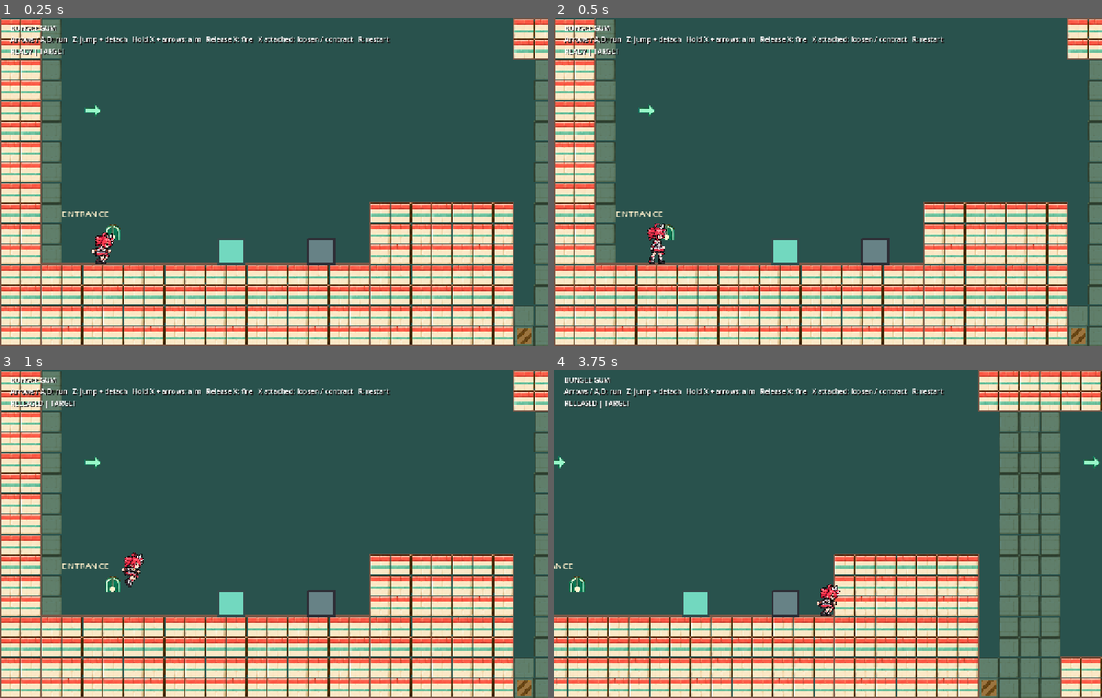
Above: before the commit, frames 1-4 (two rows, left to right).
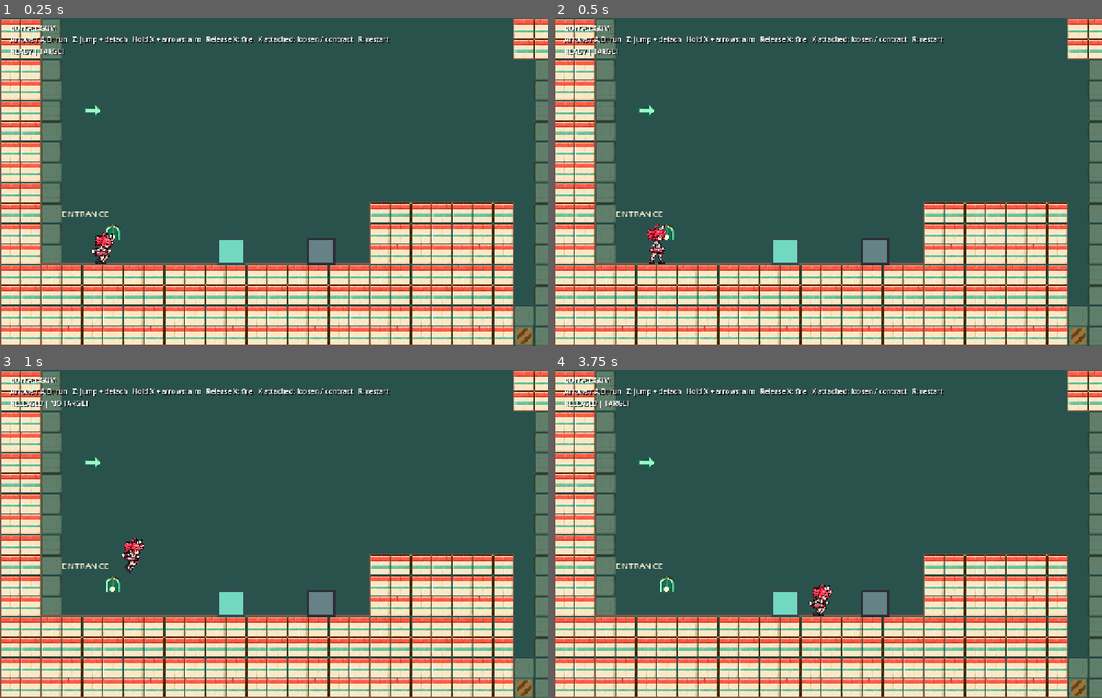
Above: after the commit, the same moments.

Repository: syun77/gd_bungee_gum
Game: Godot game, scene res://scenes/game.tscn
The game is run twice, just before and just after one commit, with the same random seed, the same clock (stepped at 60 frames per second) and the same inputs.
Inputs (mouse positions are in pixels of both pictures, inside the frame that each line leads up to):
- Up to frame 1 (0.25 s): no input
- Up to frame 2 (0.5 s): no input
- Up to frame 3 (1 s): tap Enter at 0.5 s; move the mouse to (394, 517) at 0.52 s; hold D (move_right) from 0.53 s (still down); hold Z (jump) from 0.53 s (still down); click (394, 517) at 0.67 s
- Up to frame 4 (3.75 s): move the mouse to (718, 550) at 1.27 s; release Z (jump) at 1.28 s; tap Down (aim_down) at 1.35 s; tap Z (jump) at 1.52, 1.55, 1.82, 3.02, 3.05, 3.32 s; move the mouse to (882, 461) at 2.02 s; release D (move_right) at 2.03 s; hold A (move_left) 2.03-2.78 s; hold Z (jump) 2.03-2.78 s; tap Left (aim_left) at 2.1 s; move the mouse to (800, 599) at 2.77 s; hold D (move_right) from 2.78 s (still down); tap Right (aim_right) at 2.85 s; click (800, 599) at 2.92 s; move the mouse to (992, 583) at 3.52 s; hold Z (jump) from 3.53 s (still down); tap Up (aim_up) at 3.6 s

Frame 1 is identical in both runs. In frame 2, 0.2% of the frame differs, in the area x 17-21%, y 62-75%; in frame 3, 0.5%; in frame 4, 34%, in the area x 0-100%, y 0-100%.

Commit message:
ジャンプ不具合を修正

Diff:
--- a/gd-bungee-gum/resources/game_settings.tres
+++ b/gd-bungee-gum/resources/game_settings.tres
@@ -5,7 +5,8 @@
 [resource]
 resource_name = "Game Settings"
 script = ExtResource("1")
-kick_speed = 350.0
+kick_speed = 400.0
+coyote_time = 0.2
 maximum_length = 400.0
 camera_hold_zoom = 1.2000000000000002
 camera_long_gum_zoom = 1.0
--- a/gd-bungee-gum/scripts/game_settings.gd
+++ b/gd-bungee-gum/scripts/game_settings.gd
@@ -41,6 +41,8 @@
 @export_range(1.0, 10.0) var aim_reticle_width := 1.5
 
 @export_group("Gum Appearance")
+## Fixed-length loosen mode, independent of tension.
+@export var gum_loosen_color := Color("#B8A6AD")
 @export var gum_slack_color := Color(1.0, 0.52, 0.8, 1.0)
 @export var gum_taut_color := Color(1.0, 0.2, 0.28, 1.0)
 @export_range(1.0, 10.0) var gum_line_width := 2.0
--- a/gd-bungee-gum/scripts/gum_connection.gd
+++ b/gd-bungee-gum/scripts/gum_connection.gd
@@ -155,6 +155,8 @@
 		return
 	var ratio := tension / settings.maximum_tension
 	var color := settings.gum_slack_color.lerp(settings.gum_taut_color, ratio)
+	if mode == Mode.LOOSEN:
+		color = settings.gum_loosen_color
 	var points := _display_points()
 	if points.size() > 1:
 		draw_polyline(points, color, settings.gum_line_width + ratio * settings.gum_tension_width, true)
--- a/gd-bungee-gum/scripts/player.gd
+++ b/gd-bungee-gum/scripts/player.gd
@@ -14,6 +14,7 @@
 var kick_available := true
 var coyote_remaining := 0.0
 var coyote_normal := Vector2.UP
+var coyote_gravity_velocity := Vector2.ZERO
 var landing_time := 0.0
 var gum: Node2D
 var fire_time := 0.0
@@ -66,8 +67,11 @@
 	if grounded:
 		coyote_remaining = settings.coyote_time
 		coyote_normal = get_floor_normal()
+		coyote_gravity_velocity = Vector2.ZERO
 	else:
 		coyote_remaining = maxf(minf(coyote_remaining, settings.coyote_time) - delta, 0.0)
+	if coyote_remaining <= 0.0:
+		coyote_gravity_velocity = Vector2.ZERO
 	# Floor contact restores a kick even when wall contact never broke.
 	if grounded or not touching:
 		if not kick_available:
@@ -79,17 +83,29 @@
 	# 入力速度は設定の加速度で目標速度へ近づけ、無入力ではゼロへ減速する。
 	var removed_control_y := control_velocity.y
 	control_velocity = Vector2(move_toward(control_velocity.x, direction * settings.run_speed, acceleration * delta), 0.0)
-	external_velocity.y += settings.gravity * delta
+	var gravity_velocity := Vector2(0.0, settings.gravity * delta)
+	external_velocity += gravity_velocity
+	if coyote_remaining > 0.0:
+		coyote_gravity_velocity += gravity_velocity
 	var coyote_kick := not touching and coyote_remaining > 0.0
 	var can_kick := kick_available and (touching or coyote_kick)
 	if jump_requested:
-		var result := ("ACCEPTED_COYOTE" if coyote_kick else "ACCEPTED") if can_kick else ("REJECTED_NO_CONTACT" if not touching else "REJECTED_NOT_REARMED")
+		var result := "REJECTED_NO_CONTACT" if not touching else "REJECTED_NOT_REARMED"
+		if can_kick:
+			result = "ACCEPTED_COYOTE" if coyote_kick else "ACCEPTED"
 		_log_jump_state(result)
 	if jump_requested and can_kick:
-		var normal := coyote_normal if coyote_kick else (get_floor_normal() if grounded else (get_wall_normal() if is_on_wall() else Vector2.DOWN))
+		var normal := coyote_normal
+		if touching:
+			normal = get_floor_normal() if grounded else (get_wall_normal() if is_on_wall() else Vector2.DOWN)
+		if coyote_kick:
+			var falling_speed := maxf(-external_velocity.dot(normal), 0.0)
+			var gravity_fall := maxf(-coyote_gravity_velocity.dot(normal), 0.0)
+			external_velocity += normal * minf(falling_speed, gravity_fall)
 		external_velocity += normal * settings.kick_speed
 		kick_available = false
 		coyote_remaining = 0.0
+		coyote_gravity_velocity = Vector2.ZERO
 	# 外部速度は空中で保持し、接地後に床面方向の摩擦で減速する。
 	velocity = control_velocity + external_velocity
 	var incoming_velocity := velocity
@@ -98,6 +114,9 @@
 	# slide() により外部横速度にも微小値が生じる（実測で約0.02 px/s）。
 	for index in get_slide_collision_count():
 		var normal := get_slide_collision(index).get_normal()
+		# Gravity already resolved by terrain must not remain available as compensation.
+		if coyote_gravity_velocity.dot(normal) < 0.0:
+			coyote_gravity_velocity = coyote_gravity_velocity.slide(normal)
 		if external_velocity.dot(normal) < 0.0:
 			external_velocity = external_velocity.slide(normal)
 		if control_velocity.dot(normal) < 0.0:
--- a/gd-bungee-gum/tools/verify_player.gd
+++ b/gd-bungee-gum/tools/verify_player.gd
@@ -89,6 +89,7 @@
 	assert(player.position.x >= 73.0)
 	assert(absf(player.external_velocity.x) < 0.1, "Wall must clear inward external momentum")
 	await verify_coyote_time(game)
+	await verify_coyote_gravity_compensation(game)
 	await verify_wall_landing_jump(game)
 	await verify_corner_landing(game)
 	print("PASS: physical A/D/arrow bindings and PageUp exclusion, spawn, floor alignment, idle/run/jump/landing, no air jump, wall momentum cleanup, ground friction and retained air momentum")
@@ -197,11 +198,14 @@
 			await physics_frame
 			player.simulate(1.0 / 60.0)
 		var before: Vector2 = player.external_velocity
+		var gravity_budget: Vector2 = player.coyote_gravity_velocity + Vector2(0, game.settings.gravity / 60.0)
 		await physics_frame
 		player.simulate(1.0 / 60.0, false, true)
 		var expected := before + Vector2(0, game.settings.gravity / 60.0)
 		if scenario == "within":
-			expected += player.coyote_normal * game.settings.kick_speed
+			var normal: Vector2 = player.coyote_normal
+			var correction := minf(maxf(-expected.dot(normal), 0.0), maxf(-gravity_budget.dot(normal), 0.0))
+			expected += normal * (game.settings.kick_speed + correction)
 		assert(player.external_velocity.is_equal_approx(expected), "Coyote impulse eligibility: " + scenario)
 		assert(player.coyote_remaining == 0.0, "Grace must be consumed or expired")
 		# Repeated airborne requests cannot use the same grace twice.
@@ -212,3 +216,46 @@
 	game.settings.coyote_time = original_grace
 	platform.queue_free()
 	print("PASS: real walk-off coyote kick, expiry, disabled grace, consumed floor kick and no repeated air impulse")
+
+func verify_coyote_gravity_compensation(game: Node2D) -> void:
+	var player = game.get_node("Player")
+	var original_grace: float = game.settings.coyote_time
+	var original_diagnostics: bool = game.settings.jump_diagnostics
+	game.settings.jump_diagnostics = false
+	game.settings.coyote_time = 0.2
+	for normal in [Vector2.UP, Vector2(0.6, -0.8)]:
+		for dt in [1.0 / 60.0, 1.0 / 120.0]:
+			for delay in [2, 6, 10]:
+				for normal_speed in [0.0, -500.0, 30.0, 300.0]:
+					# Isolate airborne momentum after departure; the platform test covers real contact.
+					player.position = Vector2(12000, 0)
+					player.external_velocity = Vector2.ZERO
+					player.control_velocity = Vector2.ZERO
+					await physics_frame
+					player.simulate(dt)
+					assert(not player.is_on_floor() and not player.is_on_wall())
+					player.coyote_normal = normal
+					player.coyote_remaining = 0.2
+					player.coyote_gravity_velocity = Vector2.ZERO
+					var tangent: Vector2 = normal.orthogonal()
+					var initial: Vector2 = normal * normal_speed + tangent * 140.0
+					player.external_velocity = initial
+					for tick in delay:
+						await physics_frame
+						player.simulate(dt)
+					await physics_frame
+					player.simulate(dt, false, true)
+					var gravity_change := Vector2(0, game.settings.gravity * dt * (delay + 1))
+					var expected: Vector2 = initial + gravity_change
+					var inward := maxf(-expected.dot(normal), 0.0)
+					var correction := minf(inward, -gravity_change.dot(normal))
+					expected += normal * (game.settings.kick_speed + correction)
+					assert(player.external_velocity.distance_to(expected) < 0.01,
+						"Compensate gravity only; preserve tangent/outward/excess falling momentum")
+					if normal_speed == 0.0:
+						assert(absf(player.external_velocity.dot(normal) - game.settings.kick_speed) < 0.01,
+							"Pure-gravity launch speed must not depend on grace timing")
+					assert(player.coyote_gravity_velocity == Vector2.ZERO)
+	game.settings.coyote_time = original_grace
+	game.settings.jump_diagnostics = original_diagnostics
+	print("PASS: coyote gravity compensation across timings, timesteps, slopes and external momentum")
Binary file changed: gd-bungee-gum/assets/characters/teto_idle.png
Not shown, changed: AGENTS.md
Not shown, changed: WORKLOG.md
Not shown, changed: specs/bungee-gum-prototype.md
Not shown, changed: specs/character-sprite-audit.md
Not shown, changed: specs/game-direction.md
Not shown, changed: specs/game-settings.md
Not shown, changed: specs/godot-implementation-plan.md
Not shown, changed: specs/keyboard-controls.md
Not shown, changed: specs/player-controller.md
Not shown, changed: specs/stage-action-concept.md
